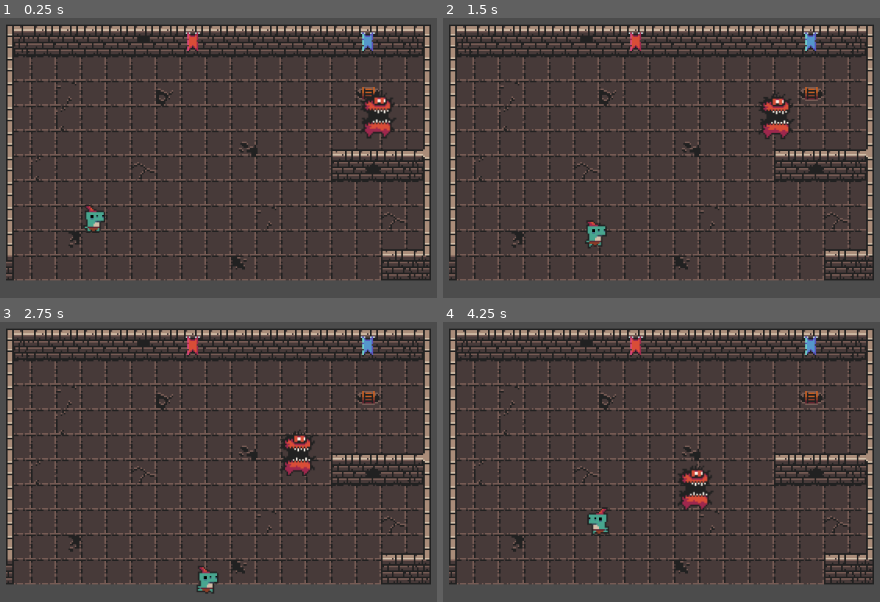
Above: before the commit, frames 1-4 (two rows, left to right).
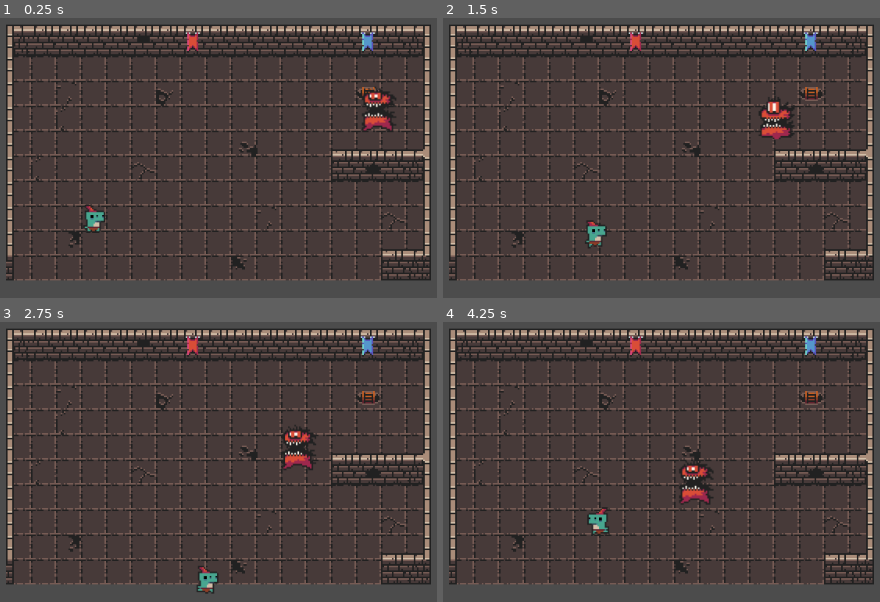
Above: after the commit, the same moments.

Repository: astafford2/Sticky-n-Stoned
Game: Godot game, scene res://src/Testing.tscn
The game is run twice, just before and just after one commit, with the same random seed, the same clock (stepped at 60 frames per second) and the same inputs. The project has no main scene, so this scene is started directly.
Inputs:
- Up to frame 1 (0.25 s): no input
- Up to frame 2 (1.5 s): hold D (move_right) 0.53-1.28 s; hold S (move_down) from 1.28 s (still down)
- Up to frame 3 (2.75 s): release S (move_down) at 2.03 s; hold D (move_right) from 2.03 s (still down)
- Up to frame 4 (4.25 s): release D (move_right) at 2.78 s; hold W (move_up) 2.78-3.53 s; hold A (move_left) from 3.53 s (still down)

The runs differ from the first frame. In frame 1, 0.9% of the frame differs, in the area x 82-91%, y 24-43%; in frame 2, 0.8%; in frame 3, 0.8%; in frame 4, 0.9%, in the area x 53-62%, y 49-68%.

Commit message:
Set enemy animations to play correctly
also flip sprite to walk correct directions

Diff:
--- a/project/src/characters/BigDemon.gd
+++ b/project/src/characters/BigDemon.gd
@@ -6,12 +6,21 @@
 var velocity := Vector2()
 var player = null
 
+onready var bd_sprite = $BDSprite
+
 
 func _ready():
 	pass
 
 
-func _physics_process(delta):
+func _process(_delta):
+	bd_sprite.animation = "run" if velocity != Vector2.ZERO else "idle"
+	bd_sprite.play()
+
+	bd_sprite.flip_h = true if sign(velocity.x) == -1 else false
+
+
+func _physics_process(_delta):
 	velocity = Vector2.ZERO
 	if player:
 		velocity = position.direction_to(player.position) * RUN_SPEED
